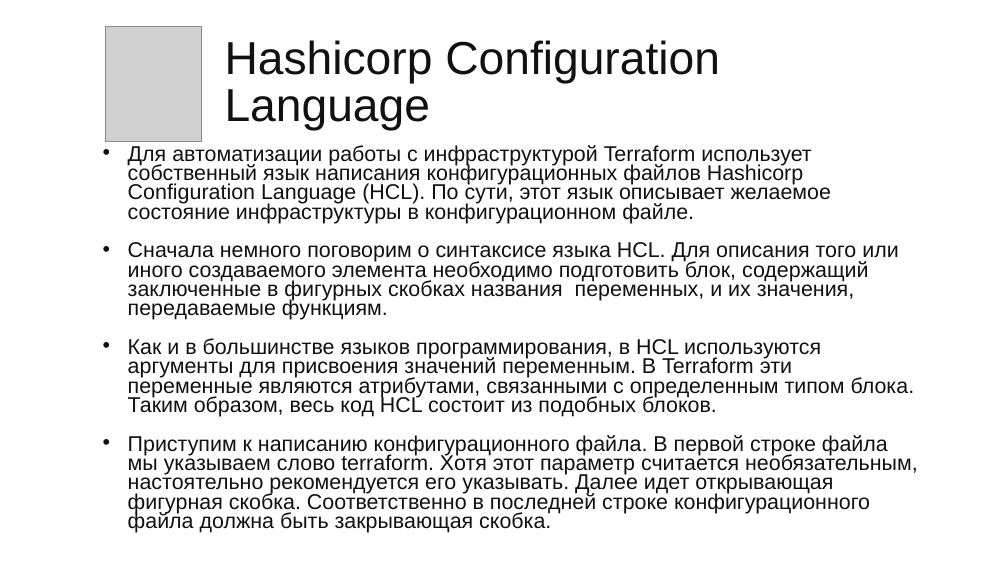
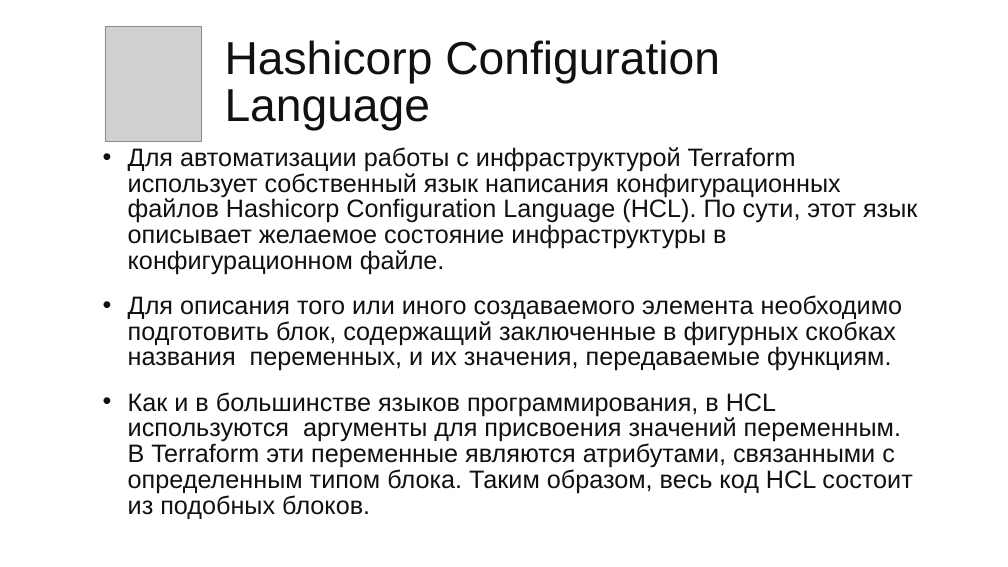
Before and after one commit to iu5git/DevOps, a slide deck: slide 22 of Лекции/Лекция11/Лекция_Terraform.pptx (slide 21 before the commit). Drawn at 1008x567 pixels with LibreOffice and Linux fonts; fonts in the diff are those of the drawing; grey boxes stand for pictures; background and template pictures are left out. Boxes give left, top, right and bottom in pixels: in the first picture for what was removed or moved away, otherwise in the second. Text is boxed around its words. In the diff, an @@ line names an element or a change of style, - is before the commit and + after.

Commit message:
terraform

```diff
--- a/Лекции/Лекция11/Лекция_Terraform.pptx
+++ b/Лекции/Лекция11/Лекция_Terraform.pptx
@@ text at [128, 147, 917, 519]: size 20.4 to 24 pt in "Для автоматизации работы с инфраструктурой Terraform использ ...", "Как и в большинстве языков программирования, в ..."; line spacing 0.75 to 0.85 @@
@@ text at [128, 295, 902, 371]: text changed; size 20.4 to 24 pt @@
-• Сначала немного поговорим о синтаксисе языка HCL. Для описания того или иного создаваемого элемента необходимо подготовить блок, содержащий заключенные в фигурных скобках названия переменных, и их значения, передаваемые функциям.
+• Для описания того или иного создаваемого элемента необходимо подготовить блок, содержащий заключенные в фигурных скобках названия переменных, и их значения, передаваемые функциям.
@@ text at [128, 435, 918, 514]: paragraph removed @@
-• Приступим к написанию конфигурационного файла. В первой строке файла мы указываем слово terraform. Хотя этот параметр считается необязательным, настоятельно рекомендуется его указывать. Далее идет открывающая фигурная скобка. Соответственно в последней строке конфигурационного файла должна быть закрывающая скобка.
```
Also in this commit, not shown: 21 other slides changed, 7 slides added, 4 slides removed, 2 other files.
